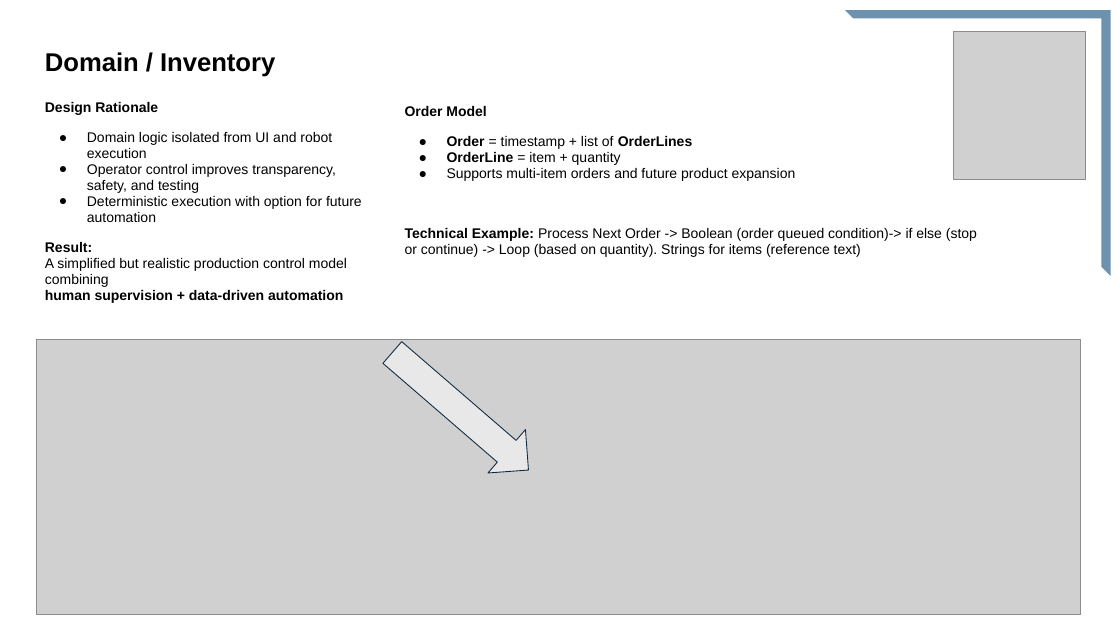
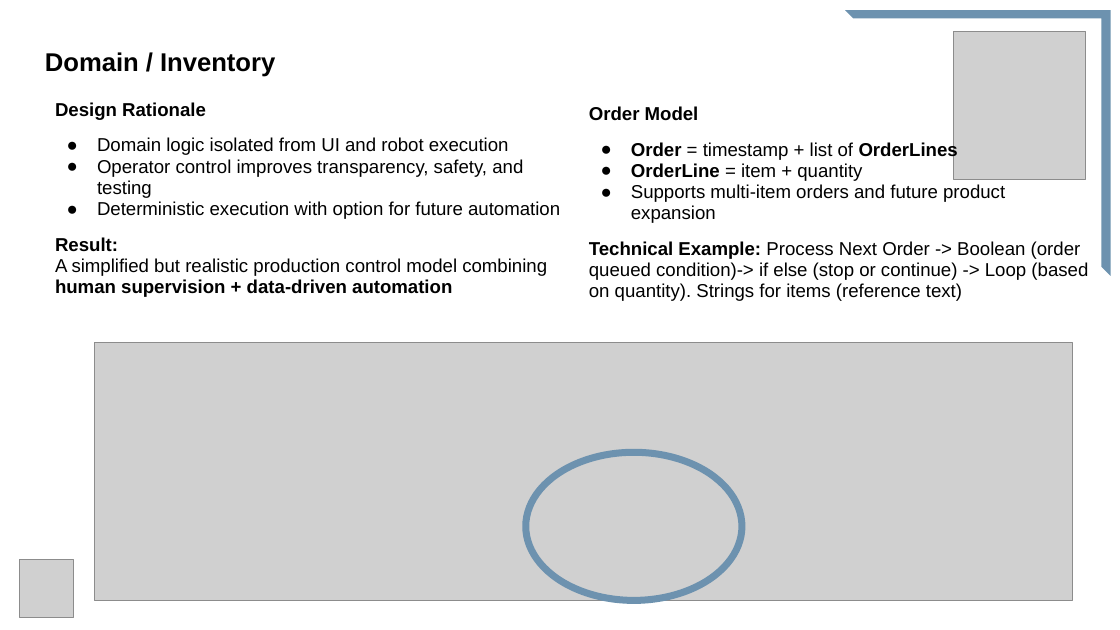
Before and after one commit to Marius36912/InventorySystem2-kopi, a slide deck: slide 8 of Doc/Præsentation grp. 1.pptx (slide 7 before the commit). Drawn at 1120x630 pixels with LibreOffice and Linux fonts; fonts in the diff are those of the drawing; grey boxes stand for pictures. Boxes give left, top, right and bottom in pixels: in the first picture for what was removed or moved away, otherwise in the second. Text is boxed around its words. In the diff, an @@ line names an element or a change of style, - is before the commit and + after.

```diff
--- a/Doc/Præsentation grp. 1.pptx
+++ b/Doc/Præsentation grp. 1.pptx
@@ text "Design Rationale": place and size @@
-text "Design Rationale" at [45,102,362,303]
+text "Design Rationale" at [55,102,560,297]
@@ text "Design Rationale" at [55,102,560,297]: size 12 to 16 pt; indent changed @@
@@ text "Order Model" at [589,106,1088,301]: size 12 to 16 pt; indent changed @@
@@ text "Order Model": place and size @@
-text "Order Model" at [405,106,977,257]
+text "Order Model" at [589,106,1088,301]
@@ picture: place and size @@
-picture at [36,339,1080,615]
+picture at [94,342,1073,601]
@@ right arrow removed at [374,330,547,491] @@
@@ ellipse added at [526,452,742,600], outline #6D92AF 6 pt @@
@@ picture added at [19,560,73,618] @@
```
Also in this commit, not shown: 13 other slides changed, 5 slides added, 2 slides removed, 1 other file.
